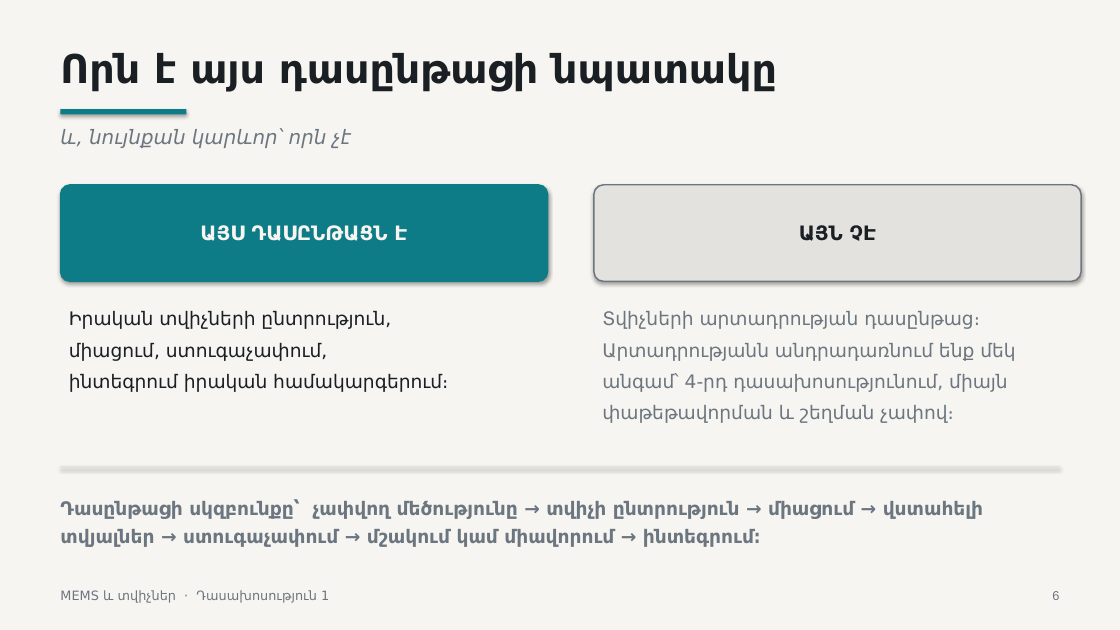
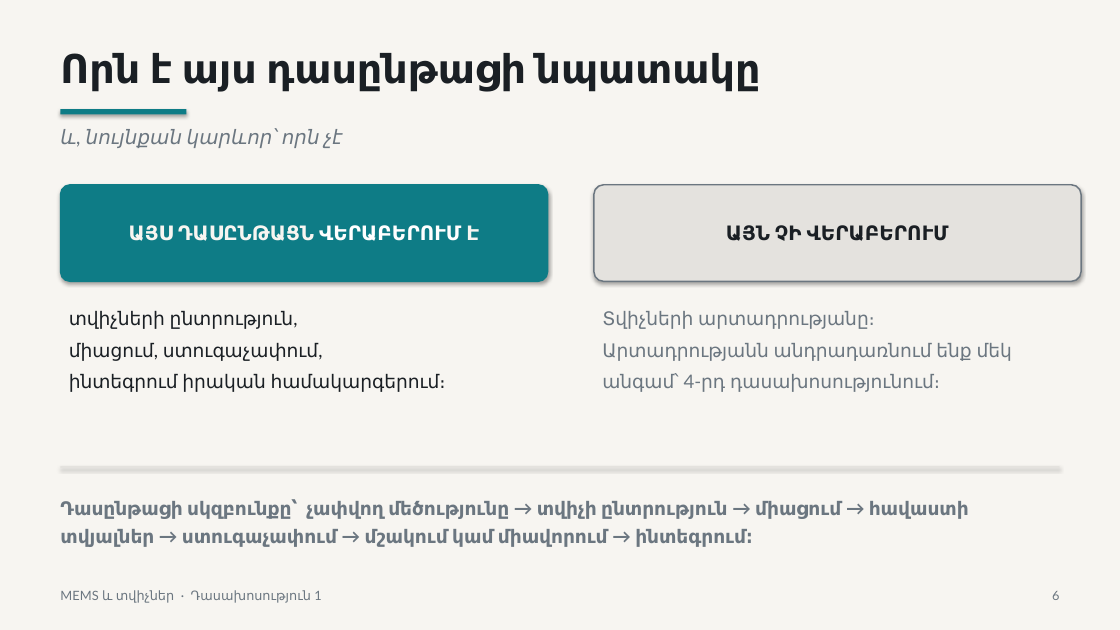
Before and after one commit to Vhovh99/mems-and-sensors-subject, a slide deck: slide 6 of lectures/lecture-01/output/L1-MEMS-measurement-system-architecture-HY.pptx. Drawn at 1120x630 pixels with LibreOffice and Linux fonts; fonts in the diff are those of the drawing. Boxes give left, top, right and bottom in pixels: in the first picture for what was removed or moved away, otherwise in the second. Text is boxed around its words. In the diff, an @@ line names an element or a change of style, - is before the commit and + after.

```diff
--- a/lectures/lecture-01/output/L1-MEMS-measurement-system-architecture-HY.pptx
+++ b/lectures/lecture-01/output/L1-MEMS-measurement-system-architecture-HY.pptx
@@ text in rounded rectangle at [129,225,479,241]: text changed; font DejaVu Sans to Lato @@
-ԱՅՍ ԴԱՍԸՆԹԱՑՆ Է
+ԱՅՍ ԴԱՍԸՆԹԱՑՆ ՎԵՐԱԲԵՐՈՒՄ Է
@@ text in rounded rectangle at [726,225,949,241]: text changed; font DejaVu Sans to Lato @@
-ԱՅՆ ՉԷ
+ԱՅՆ ՉԻ ՎԵՐԱԲԵՐՈՒՄ
@@ text at [69,311,294,329]: text changed; font DejaVu Sans to Lato @@
-Իրական տվիչների ընտրություն,
+տվիչների ընտրություն,
@@ text at [602,311,875,329]: text changed; font DejaVu Sans to Lato @@
-Տվիչների արտադրության դասընթաց։
+Տվիչների արտադրությանը։
@@ text at [69,343,446,392]: font DejaVu Sans to Lato in "միացում, ստուգաչափում,", "ինտեգրում իրական համակարգերում։" @@
@@ text at [602,343,1012,361]: font DejaVu Sans to Lato in "Արտադրությանն անդրադառնում ենք մեկ" @@
@@ text at [602,373,940,392]: text changed; font DejaVu Sans to Lato @@
-անգամ՝ 4-րդ դասախոսությունում, միայն
-փաթեթավորման և շեղման չափով։
+անգամ՝ 4-րդ դասախոսությունում։
@@ text at [60,500,969,547]: text changed; font DejaVu Sans to Lato @@
-Դասընթացի սկզբունքը՝ չափվող մեծությունը → տվիչի ընտրություն → միացում → վստահելի տվյալներ → ստուգաչափում → մշակում կամ միավորում → ինտեգրում։
+Դասընթացի սկզբունքը՝ չափվող մեծությունը → տվիչի ընտրություն → միացում → հավաստի տվյալներ → ստուգաչափում → մշակում կամ միավորում → ինտեգրում։
@@ font DejaVu Sans to Lato in 3 elements at [60,53,761,92], [60,128,342,148], [60,590,321,603] @@
```
Also in this commit, not shown: 38 other slides changed, 6 slides removed.
